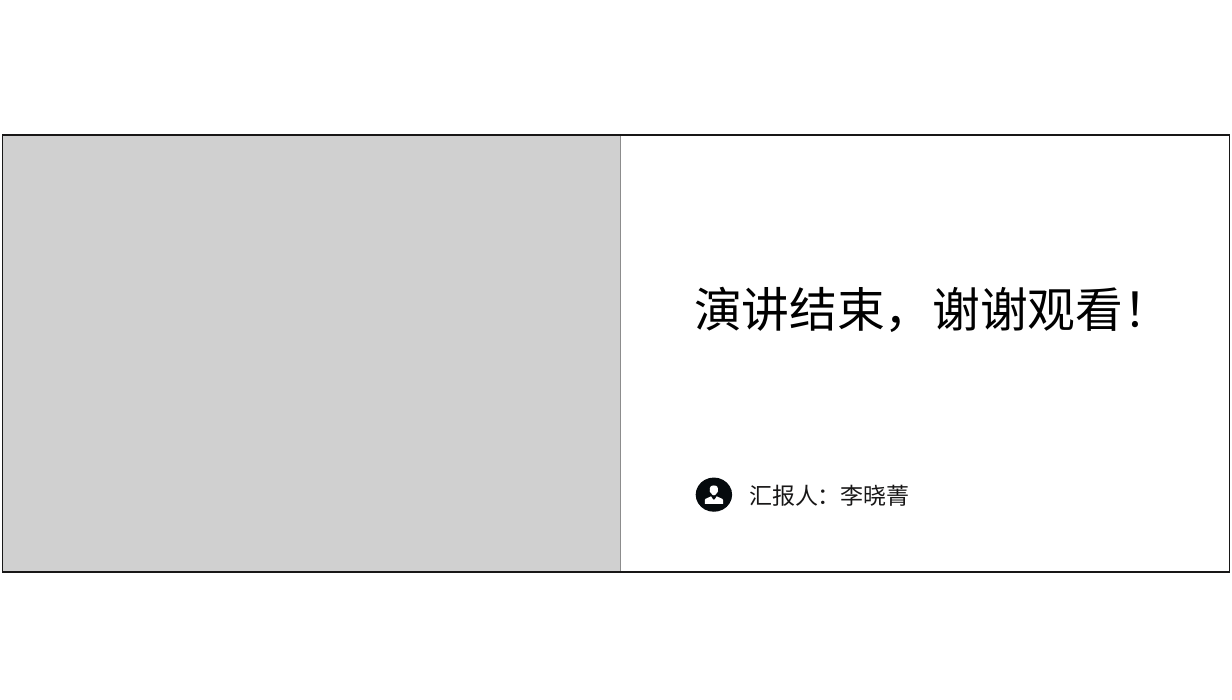
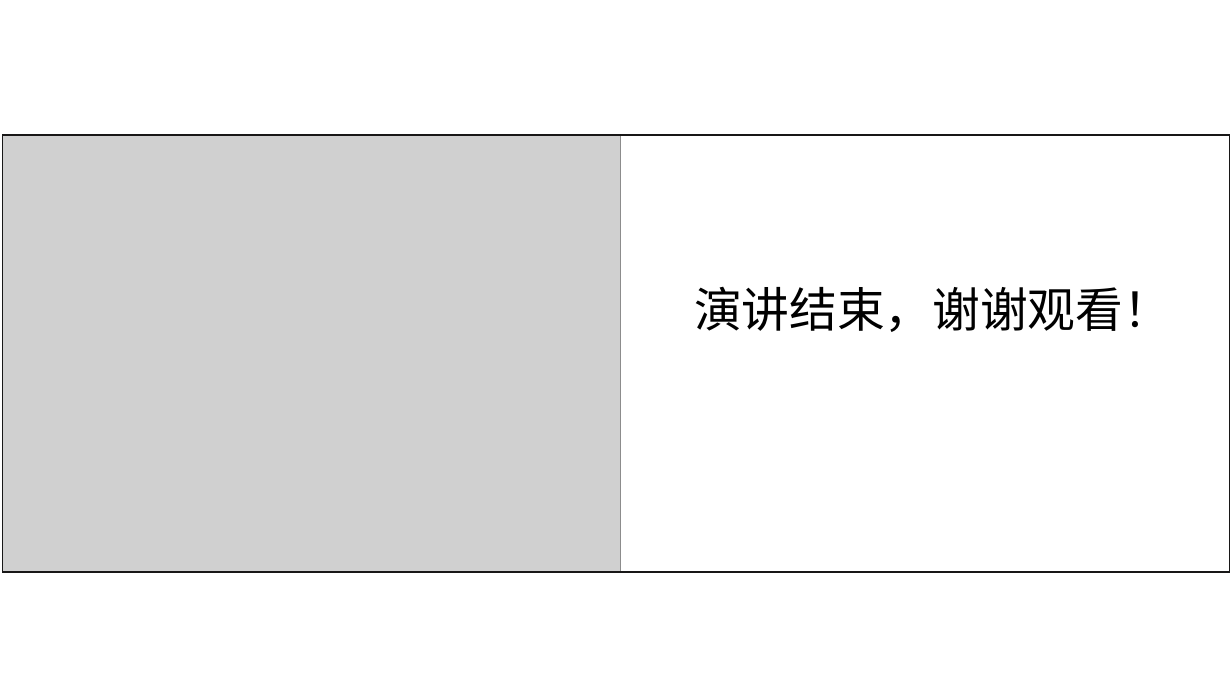
Before and after one commit to SixteenTime/SEProject-Flower, a slide deck: slide 27 of documents/work/project_plan/SE2020-G05-项目计划0.2.pptx (slide 21 before the commit). Drawn at 1232x700 pixels with LibreOffice and Linux fonts; fonts in the diff are those of the drawing; grey boxes stand for pictures. Boxes give left, top, right and bottom in pixels: in the first picture for what was removed or moved away, otherwise in the second. Text is boxed around its words. In the diff, an @@ line names an element or a change of style, - is before the commit and + after.

```diff
--- a/documents/work/project_plan/SE2020-G05-项目计划0.2.pptx
+++ b/documents/work/project_plan/SE2020-G05-项目计划0.2.pptx
@@ ellipse removed at <box>696,477,733,512</box> @@
@@ freeform shape removed at <box>704,486,723,504</box> @@
@@ text removed at <box>749,484,909,506</box> @@
-汇报人：李晓菁
```
Also in this commit, not shown: 17 other slides changed, 6 slides added, 4 other files.
